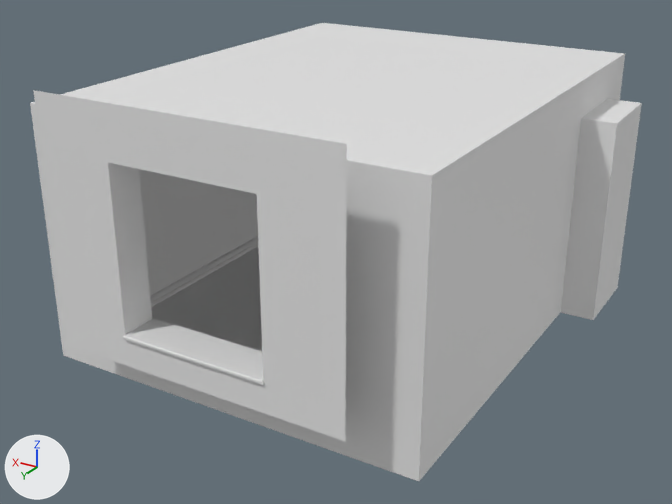
An edit to the FBX model Assets/Specoolar/room/room.fbx, drawn before and after from the same camera.
One viewpoint serves both versions: a 50 mm camera at (-4.62, 5.48, 4.68) aimed at (-0.05, -2.13, 0.87). The axes (+X, +Y, +Z) are drawn at lower left. The lights are the same throughout. The picture after the commit comes second.
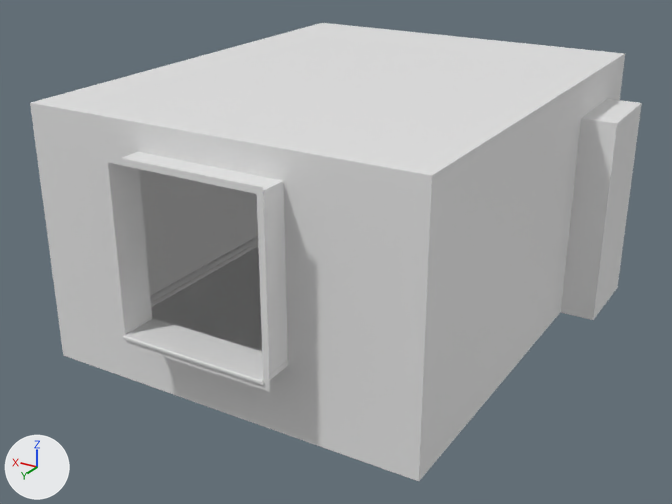
Location of each change, (x1, y1, x2, y2) in pixels of the pictures (672 x 504 px):
```json
{"part": 1, "of": "me_plane_005", "change": "cut back", "before": [30, 103, 432, 481], "after": [30, 103, 432, 481]}
```

Edits to the scene script, one JSON object a line:
```json
{"block": "me_plane_005", "where": "# used by ob_plane; location = (0.0, 0.0, 1.53)"}
{"op": "remove", "block": "me_plane_005", "code": "me_plane_005.from_pydata(...)  # 310 vertices, 295 faces; spans x -2.37..2.0, y -5.18..0.18, z -1.53..1.32"}
{"op": "add", "block": "me_plane_005", "code": "me_plane_005.from_pydata(...)  # 322 vertices, 307 faces; spans x -2.37..2.0, y -5.18..0.18, z -1.53..1.07"}
{"block": "me_plane_005", "change": "me_plane_005 part 1"}
{"block": "me_plane_005", "change": "16 faces are deleted"}
{"block": "me_plane_005", "change": "4 vertices move from x -1.52..1.52, y 0.18, z -1.1..1.32 to x -0.81..0.81, y 0.18, z -0.87..0.88"}
{"block": "me_plane_005", "change": "12 vertices are added at x -0.75..0.75, y -0.18, z -0.82..0.82"}
{"block": "me_plane_005", "change": "24 new faces join them, mat_wall_in_001 (white #e7e7e7)"}
{"block": "me_plane_005", "change": "4 new faces join them, mat_wall_001 (white #e7e7e7)"}
```
